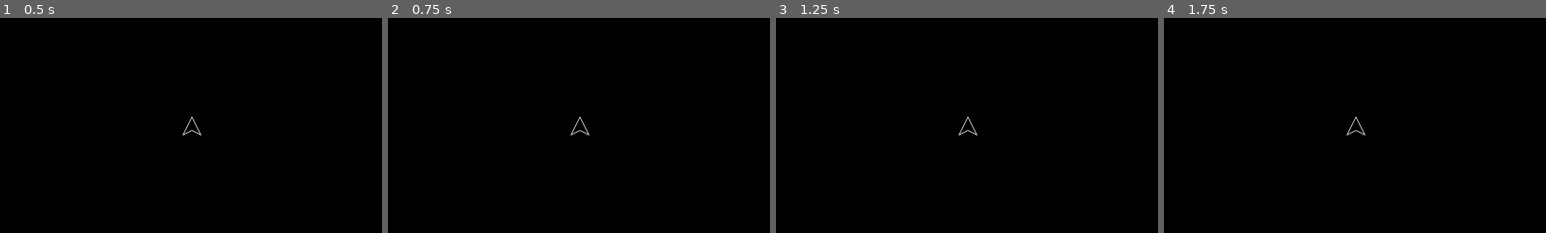
Above: before the commit, frames 1-4 (left to right).
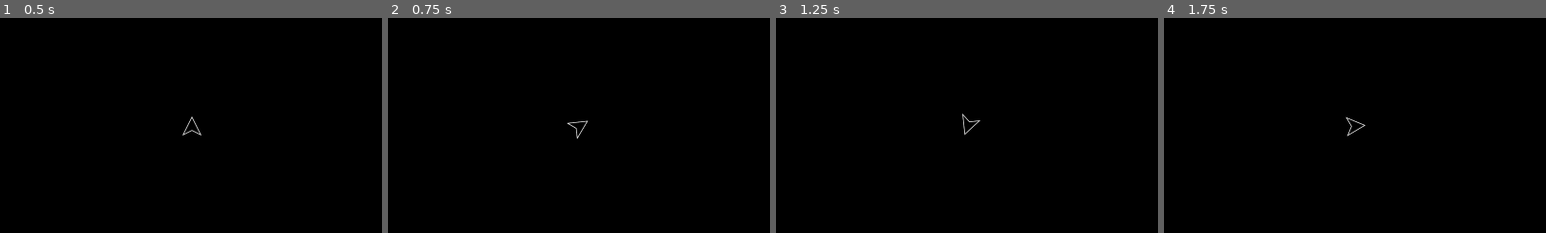
Above: after the commit, the same moments.

Repository: Akib306/Astroids_Arcade_Game
Game: Godot game, scene res://Root.tscn
Same seed, same stepped clock (60 frames per second), same inputs: the game is played once before the commit and once after it.
Inputs:
- Up to frame 1 (0.5 s): no input
- Up to frame 2 (0.75 s): tap Enter at 0.5 s; hold Right (ui_right) from 0.53 s (still down)
- Up to frame 3 (1.25 s): keep holding Right (ui_right)
- Up to frame 4 (1.75 s): release Right (ui_right) at 1.28 s; hold Left (ui_left) from 1.28 s (still down)
The pictures show only the part of the screen within x 25-75%, y 25-75%; the shares and areas given below are measured in that part.

Frame 1 is identical in both runs. In frame 2, 0.2% of the frame differs, in the area x 46-53%, y 45-57%; in frame 3, 0.2%; in frame 4, 0.2%.

Commit message:
Added movement: Holding LEFT ARROW or RIGHT ARROW keys rotates the ship(player).

Diff:
--- a/Root.tscn
+++ b/Root.tscn
@@ -1,6 +1,7 @@
-[gd_scene load_steps=2 format=3 uid="uid://ddwxljg0r32n1"]
+[gd_scene load_steps=3 format=3 uid="uid://ddwxljg0r32n1"]
 
 [ext_resource type="Texture2D" uid="uid://dyo188tutvqkx" path="res://Assets/Player.png" id="1_7dxok"]
+[ext_resource type="Script" path="res://player.gd" id="1_q1gjo"]
 
 [node name="Node2D" type="Node2D"]
 
@@ -17,6 +18,7 @@
 color = Color(0, 0, 0, 1)
 
 [node name="Player" type="Node2D" parent="."]
+script = ExtResource("1_q1gjo")
 
 [node name="PlayerSprite" type="Sprite2D" parent="Player"]
 texture = ExtResource("1_7dxok")
--- /dev/null
+++ b/player.gd
@@ -0,0 +1,22 @@
+extends Node2D
+
+@export var move_speed := 5.0
+
+# Called when the node enters the scene tree for the first time.
+func _ready() -> void:
+	pass # Replace with function body.
+
+
+# Called every frame. 'delta' is the elapsed time since the previous frame.
+func _process(delta: float) -> void:
+	pass
+
+func _physics_process(delta: float) -> void:
+	# writing to roation
+	# workaround to rebuild contacts due to scaling a collision body
+	self.rotation -= 0.0
+
+	if Input.is_action_pressed("ui_left"):
+		self.rotation -= delta*move_speed
+	if Input.is_action_pressed("ui_right"):
+		self.rotation += delta*move_speed
Not shown, changed: .DS_Store
